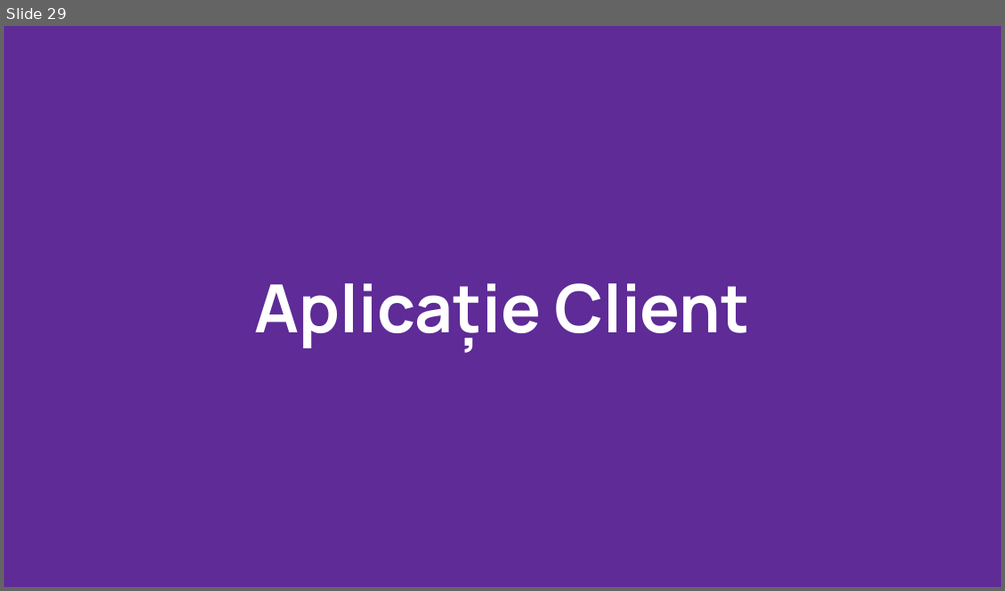
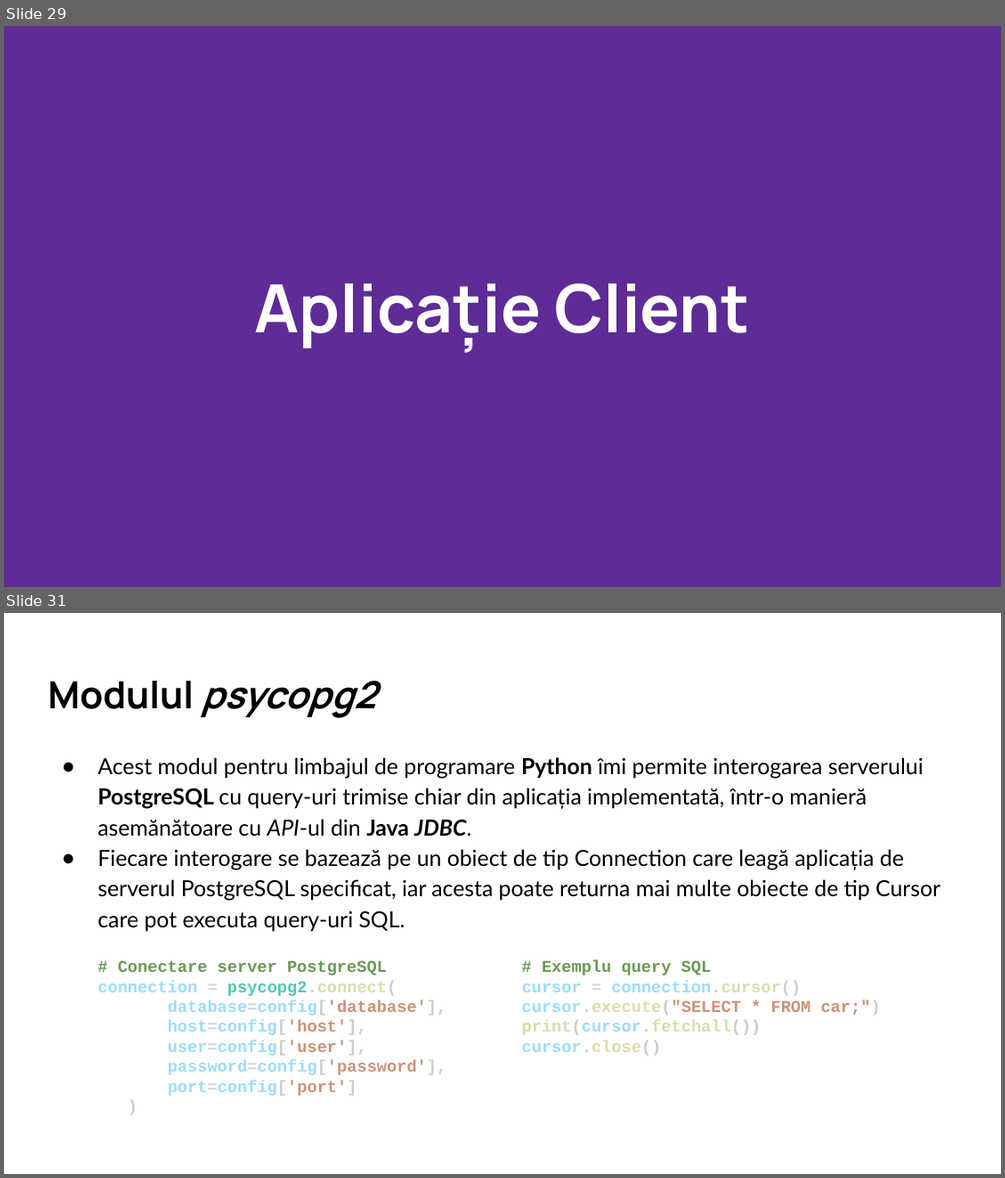
Before and after one commit to kyorri/database-project, a slide deck: Proiect BD - Muzeu mașini de colecție.pptx. Shown one above the other, each under a label of ours: slide 29 before the commit, slides 29 and 31 after it; the slides between them are not shown. The pictures are 1005x591 and 1005x1178 pixels, drawn with LibreOffice and Linux fonts; fonts in the diff are those of the drawing. Boxes give left, top, right and bottom in pixels: in the first picture for what was removed or moved away, otherwise in the second. Text is boxed around its words. In the diff, an @@ line names an element or a change of style, - is before the commit and + after.

```diff
--- a/Proiect BD - Muzeu mașini de colecție.pptx
+++ b/Proiect BD - Muzeu mașini de colecție.pptx
@@ slide 31 added at (4,613,1001,1174), background #FFFFFF @@
@@ title added at (48,681,376,718), 27 pt, text #000000, bold, italic @@
+Modulul psycopg2
@@ text added at (97,757,940,932), 16 pt, text #000000 @@
+● Acest modul pentru limbajul de programare Python îmi permite interogarea serverului PostgreSQL cu query-uri trimise chiar din aplicația implementată, într-o manieră asemănătoare cu API-ul din Java JDBC.
+● Fiecare interogare se bazează pe un obiect de tip Connection care leagă aplicația de serverul PostgreSQL specificat, iar acesta poate returna mai multe obiecte de tip Cursor care pot executa query-uri SQL.
@@ text added at (97,960,447,1095), 12 pt, text #9CDCFE, bold @@
+# Conectare server PostgreSQL
+connection = psycopg2.connect(
+database=config['database'],
+host=config['host'],
+user=config['user'],
+password=config['password'],
+port=config['port']
+)
@@ text added at (522,960,881,1055), 12 pt, text #9CDCFE, bold @@
+# Exemplu query SQL
+cursor = connection.cursor()
+cursor.execute("SELECT * FROM car;")
+print(cursor.fetchall())
+cursor.close()
```
Also in this commit, not shown: 1 slide changed, 1 other slide added, 1 slide removed, 3 other files.
